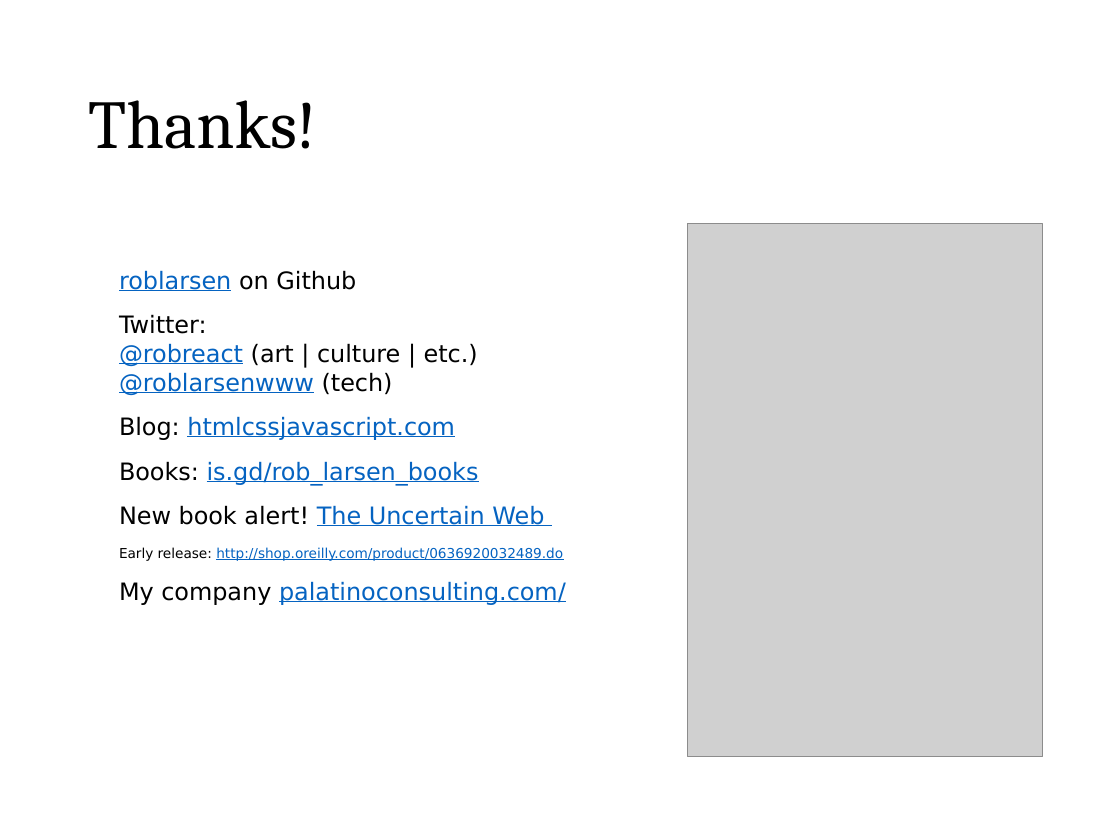
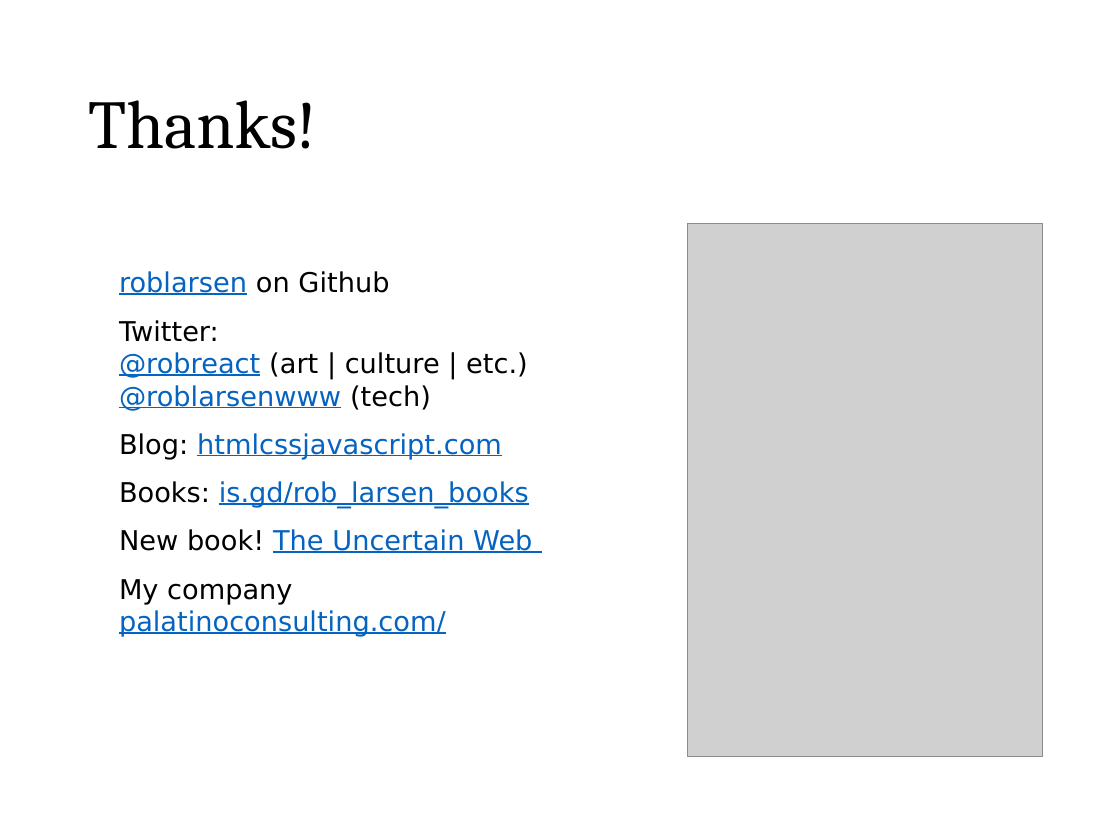
Before and after one commit to roblarsen/rob-larsen-presentations, a slide deck: slide 67 of wild-world-web.pptx. Drawn at 1120x840 pixels with LibreOffice and Linux fonts; fonts in the diff are those of the drawing; grey boxes stand for pictures; background and template pictures are left out. Boxes give left, top, right and bottom in pixels: in the first picture for what was removed or moved away, otherwise in the second. Text is boxed around its words. In the diff, an @@ line names an element or a change of style, - is before the commit and + after.

Commit message:
adjustment!

```diff
--- a/wild-world-web.pptx
+++ b/wild-world-web.pptx
@@ text at [119,271,529,637]: size 15.4 to 17.5 pt in "roblarsen on Github", "Twitter: @robreact (art | culture | etc.) ...", "Blog: htmlcssjavascript.com", "Books: is.gd/rob_larsen_books" and 1 more places @@
@@ text at [119,529,532,553]: text changed; size 8.8 to 17.5 pt @@
-New book alert! The Uncertain Web
-Early release: http://shop.oreilly.com/product/0636920032489.do
+New book! The Uncertain Web
```
